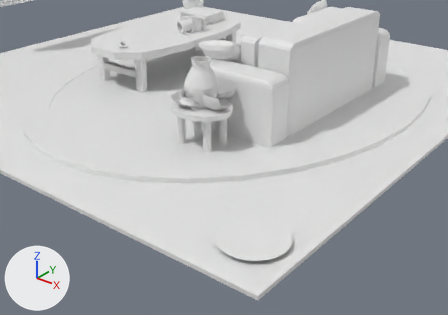
The Blender file scenes/living_room.blend: old version first, new version second.
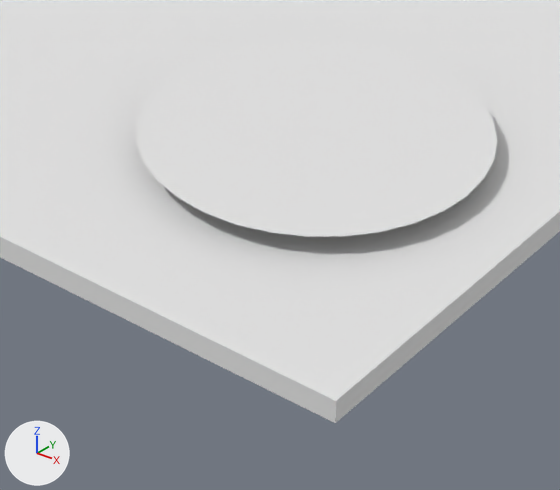
Each version appears first from a camera (50 mm lens) standing at (7.9, -11.11, 9.19) and looking at (-1.19, 0.25, 2.15), and next in a close-up on the part from 42% to 68% of the width and 67% to 100% of the height. The axes (+X, +Y, +Z) are drawn at lower left. The lights are the same throughout.

Names of what the first close-up shows: 'CatShadow', 'Floor'.
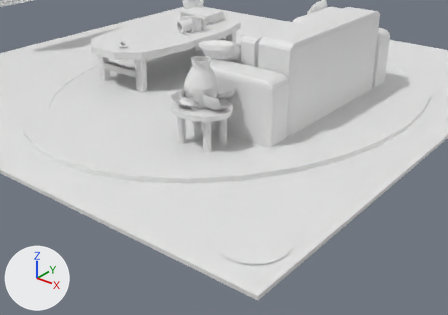
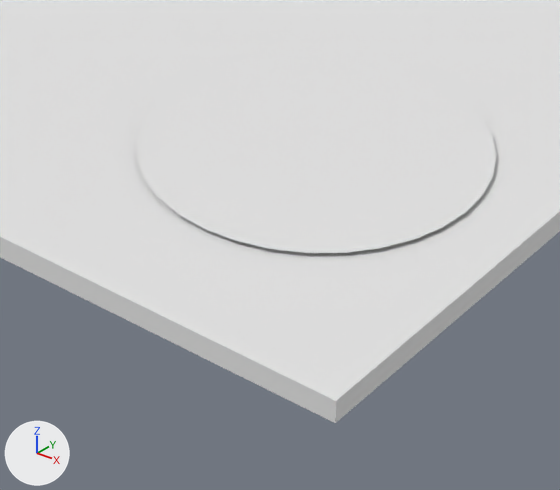
Commit message: changed shadow cylinder to circle n-gon

Pixel boxes [x1, y1, x2, y2] of what changed, in the close-ups (560 x 490 px):
'CatShadow', moved: before [136, 37, 497, 237]; after [137, 52, 497, 253]

What the commit changed:
Object 'CatShadow' (ob_catshadow) moves from (0.0, 0.0, 0.267) to (0.0, 0.0, 0.162).
